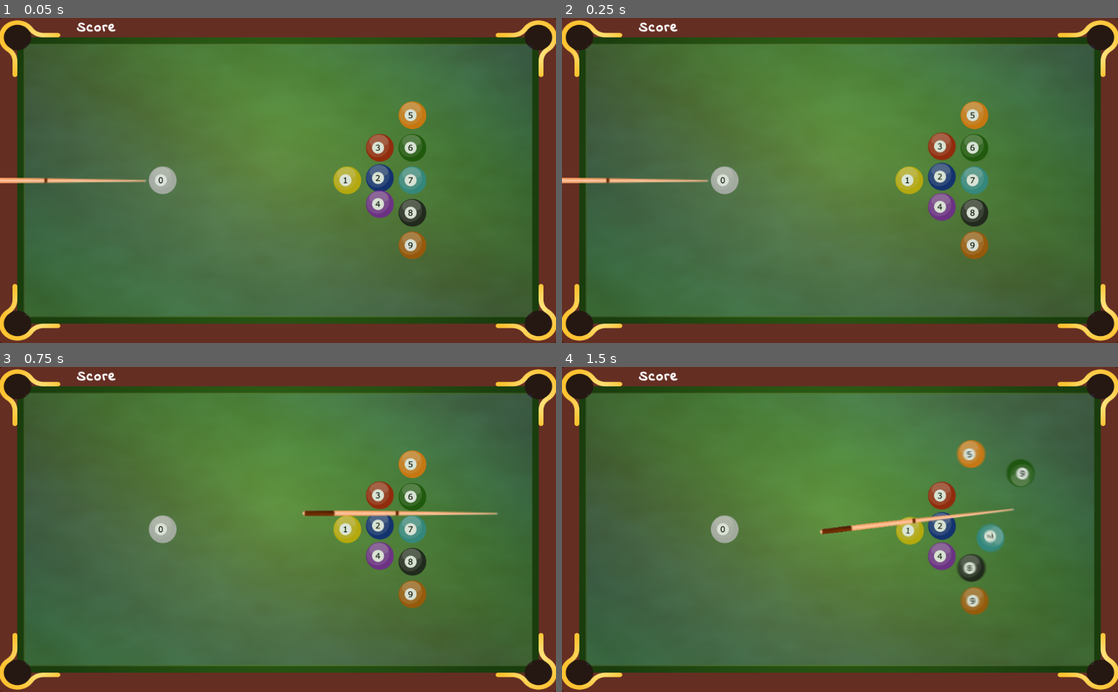
Above: before the commit, frames 1-4 (two rows, left to right).
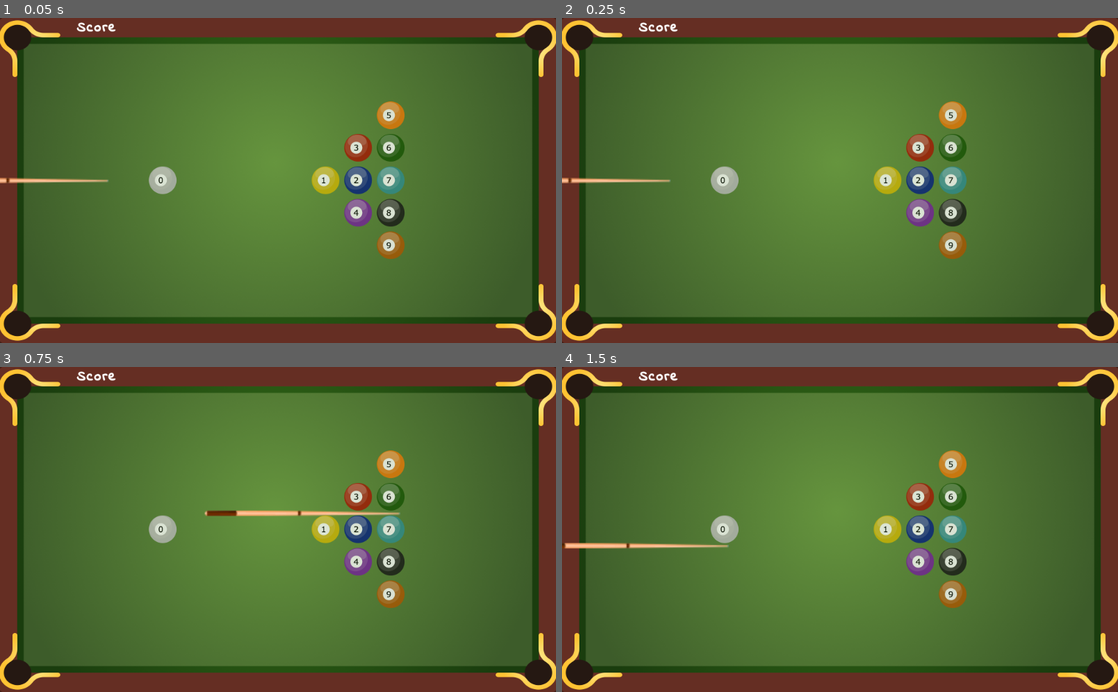
Above: after the commit, the same moments.

Repository: AlbertoPachecoDev/Fisica2D
Game: Godot game, scene res://Global.tscn
The game is run twice, just before and just after one commit, with the same random seed, the same clock (stepped at 60 frames per second) and the same inputs. Before the commit the project starts from res://Main.tscn.
Inputs (mouse positions are in pixels of both pictures, inside the frame that each line leads up to):
- Up to frame 1 (0.05 s): no input
- Up to frame 2 (0.25 s): no input
- Up to frame 3 (0.75 s): tap Enter at 0.5 s; move the mouse to (400, 513) at 0.52 s; press the mouse at (400, 513) at 0.53 s
- Up to frame 4 (1.5 s): tap Space at 1.25 s; move the mouse to (728, 545) at 1.27 s; release the mouse at (728, 545) at 1.28 s; click (728, 545) at 1.35 s

The runs differ from the first frame. In frame 1, 5.7% of the frame differs, in the area x 0-96%, y 8-92%; in frame 2, 5.7%; in frame 3, 6.3%; in frame 4, 6.4%.
Error before the commit: Invalid get index 'position' (on base: 'InputEventKey'). (res://Global.gd:90)

Commit message:
Ver. 0.7 Kinematic cue
Remove main scene -> Global
Taco: RigidBody -> KinematicBody. enum States.  Mouse dragging input (process/pickable). Timer del_cue.
Bug: table borders collision masks

Diff:
--- a/Global.gd
+++ b/Global.gd
@@ -19,7 +19,6 @@
 extends Node2D
 
 signal reset()
-signal drop(id)
 signal damp(count)
 
 const Balls = [
@@ -35,79 +34,71 @@
 	 preload("res://images/9.png"),
 ]
 const POS = [
-	Vector2(300,300), Vector2(640,300),
-	Vector2(700,300), Vector2(700,240),
-	Vector2(700,340), Vector2(760,180),
-	Vector2(760,240), Vector2(760,300),
-	Vector2(760,360), Vector2(760,420)
+	Vector2(300,300), Vector2(600,300),
+	Vector2(660,300), Vector2(660,240),
+	Vector2(660,360), Vector2(720,180),
+	Vector2(720,240), Vector2(720,300),
+	Vector2(720,360), Vector2(720,420)
 ]
+
 const MxDampCnt = 36  # timer-activated damping cycles
 var screenH
 var screenW
+
 var level = 1
 var score = 0
-var mouse_start = null
+
+var balls = []
 var ball0 = null
-var dragging = false
-var drag_start = Vector2(90,300)
 var count_damp = 0
+
+onready var ball = preload("res://ball.tscn")
 
 func _ready():
 	var scr = get_viewport_rect().size
 	screenW = scr.x
 	screenH = scr.y
 	randomize()
-	z_index = 1
+	#z_index = 1
+	for i in range(10):
+		var b = ball.instance()
+		if i==0:
+			ball0 = b
+			b.mass += 2
+			ball0.connect("hit", self, "_cue_hit")
+		b.id = i
+		b.name = "ball" + str(i)
+		b.set_position(POS[i])
+		b.get_node("sprite").set_texture(Balls[i])
+		add_child(b)
+		balls.append(b)
 	reset()
 
-func show_cue(state):
-	$taco.set_visible(state)
-
-func enable_cue(state):
-	# https://godotengine.org/qa/57186/disable-collisionshape2d-%24collisionshape2d-disabled-godot
-	$taco.get_node("collision").set_deferred("disabled", not state) # disable collisions
-	$taco.set_mode(RigidBody2D.MODE_RIGID if state else RigidBody2D.MODE_STATIC)
-
 func reset():
+	# Engine.time_scale = 0.1
 	$inc_damp.stop()
 	count_damp = 0
-	show_cue(true)
-	enable_cue(false)
-	$taco.set_position(drag_start)
-	dragging = false
 	emit_signal("reset")
 
-func _input(event):
+func _cue_hit(_body):
+	$start_damp.start()
+
+func _input(_event):
 	if Input.is_action_pressed("ui_cancel"):
 		get_tree().quit()
-	if ball0 == null: return
-	if count_damp != 0: return # ignore input if balls are rolling
-	if event.is_action_pressed("click") and not dragging: # start
-		dragging = true
-		drag_start = event.position
-		$taco.set_position(drag_start)
-	if dragging: # dragging
-		$taco.rotation = drag_start.angle_to_point(event.position)
-		$taco.set_position(event.position)
-	if event.is_action_released("click") and dragging: # end
-		dragging = false
-		$taco.set_position(event.position)
-		enable_cue(true)
-		var dir = drag_start - event.position
-		$taco.impulse(dir * 8) # dir.rotated(-PI/2)
-		$del_cue.start()
 
 func drop_hole(id):
-	if id != 0:
+	if id == 0:
+		print("Game over")
+		# warning-ignore:return_value_discarded
+		get_tree().reload_current_scene()
+	else:
 		score += 100
 		$label.text = "Score: " + str(score)
-	emit_signal("drop", id)
+		if is_instance_valid(balls[id]):
+			balls[id].queue_free()
+			balls.remove(id)
 	$hole.play()
-
-func _on_del_cue_timeout():
-	$start_damp.start()
-	enable_cue(false)
-	show_cue(false)
 
 func _on_friction_timeout():
 	count_damp = 1
@@ -118,6 +109,12 @@
 	count_damp += 1
 	if count_damp < MxDampCnt:
 		emit_signal("damp", count_damp)
+		for b in balls:
+			if is_instance_valid(b):
+				if b.linear_velocity.length() > 2:
+					return
+		print("Balls stopped!! ", count_damp)
+		reset()
 	else:
 		print("Damp finished!!")
 		$inc_damp.stop()
--- a/Global.tscn
+++ b/Global.tscn
@@ -1,12 +1,15 @@
-[gd_scene load_steps=5 format=2]
+[gd_scene load_steps=6 format=2]
 
 [ext_resource path="res://fonts/score.tres" type="DynamicFont" id=1]
 [ext_resource path="res://Global.gd" type="Script" id=2]
 [ext_resource path="res://audio/drop.wav" type="AudioStream" id=3]
+[ext_resource path="res://table.tscn" type="PackedScene" id=4]
 [ext_resource path="res://taco.tscn" type="PackedScene" id=5]
 
 [node name="global" type="Node2D"]
 script = ExtResource( 2 )
+
+[node name="table" parent="." instance=ExtResource( 4 )]
 
 [node name="label" type="Label" parent="."]
 margin_left = 142.0
@@ -23,10 +26,6 @@
 
 [node name="taco" parent="." instance=ExtResource( 5 )]
 
-[node name="del_cue" type="Timer" parent="."]
-wait_time = 0.4
-one_shot = true
-
 [node name="start_damp" type="Timer" parent="."]
 wait_time = 3.0
 one_shot = true
@@ -34,6 +33,5 @@
 [node name="inc_damp" type="Timer" parent="."]
 wait_time = 0.25
 
-[connection signal="timeout" from="del_cue" to="." method="_on_del_cue_timeout"]
 [connection signal="timeout" from="start_damp" to="." method="_on_friction_timeout"]
 [connection signal="timeout" from="inc_damp" to="." method="_on_inc_damp_timeout"]
--- a/Main.gd
+++ /dev/null
@@ -1,34 +0,0 @@
-extends Node2D
-
-onready var ball = preload("res://ball.tscn")
-
-var balls = []
-
-func _ready():
-	# warning-ignore:return_value_discarded
-	Global.connect("drop", self, "remove")
-	# warning-ignore:return_value_discarded
-	Global.connect("damp", self, "not_moving")
-	for i in range(10):
-		var b = ball.instance()
-		if i==0:
-			Global.ball0 = b
-			b.mass += 2
-		b.id = i
-		b.name = "ball" + str(i)
-		b.set_position(Global.POS[i])
-		b.get_node("sprite").set_texture(Global.Balls[i])
-		add_child(b)
-		balls.append(b)
-
-func remove(id):
-	balls[id].queue_free()
-	balls.remove(id)
-
-func not_moving(count):
-	for b in balls:
-		if is_instance_valid(b):
-			if b.linear_velocity.length() > 2:
-				return
-	print("Balls stopped!! ", count)
-	Global.reset()
--- a/Main.tscn
+++ b/Main.tscn
@@ -1,9 +1,45 @@
 [gd_scene load_steps=3 format=2]
 
-[ext_resource path="res://main.gd" type="Script" id=1]
 [ext_resource path="res://table.tscn" type="PackedScene" id=2]
 
+[sub_resource type="GDScript" id=1]
+script/source = "extends Node2D
+
+onready var ball = preload(\"res://ball.tscn\")
+
+var balls = []
+
+func _ready():
+	# warning-ignore:return_value_discarded
+	# Global.connect(\"drop\", self, \"remove\")
+	# warning-ignore:return_value_discarded
+	Global.connect(\"damp\", self, \"not_moving\")
+	for i in range(10):
+		var b = ball.instance()
+		if i==0:
+			Global.ball0 = b
+			b.mass += 2
+		b.id = i
+		b.name = \"ball\" + str(i)
+		b.set_position(Global.POS[i])
+		b.get_node(\"sprite\").set_texture(Global.Balls[i])
+		add_child(b)
+		balls.append(b)
+
+func remove(id):
+	balls[id].queue_free()
+	balls.remove(id)
+
+func not_moving(count):
+	for b in balls:
+		if is_instance_valid(b):
+			if b.linear_velocity.length() > 2:
+				return
+	print(\"Balls stopped!! \", count)
+	Global.reset()
+"
+
 [node name="main" type="Node2D"]
-script = ExtResource( 1 )
+script = SubResource( 1 )
 
 [node name="table" parent="." instance=ExtResource( 2 )]
--- a/ball.gd
+++ b/ball.gd
@@ -1,4 +1,6 @@
 extends RigidBody2D
+
+signal hit(body)
 
 const BlurMx = Vector2(0.035, 0.0)
 const BlurDec = BlurMx.x / 250.0
@@ -10,11 +12,11 @@
 
 func _ready():
 	gravity_scale = 0.0
-	reset()
+	_reset()
 	# warning-ignore:return_value_discarded
-	Global.connect("reset", self, "reset")
+	get_parent().connect("reset", self, "_reset")
 	# warning-ignore:return_value_discarded
-	Global.connect("damp", self, "update_damp")
+	get_parent().connect("damp", self, "update_damp")
 	$sprite.use_parent_material = true
 
 func _integrate_forces(state):
@@ -24,7 +26,7 @@
 			$sprite.use_parent_material = false
 			shader.set_shader_param("dir", BlurMx)
 
-func reset():
+func _reset():
 	angular_damp = -0.2
 	linear_damp = -0.5
 	sleeping = false # activate physics
@@ -37,9 +39,12 @@
 		mag = clamp(mag, 10, 500)
 		$sound.volume_db = range_lerp(mag, 500, 10, 1, -50)
 		$sound.play()
+	elif body.name == "taco":
+		print("hit:", body.impulse)
+		emit_signal("hit", body)
 
 func update_damp(count):
-	if linear_velocity.length() <= 2.0 or count >= Global.MxDampCnt:
+	if linear_velocity.length() <= 2.0 or count >= get_parent().MxDampCnt:
 		if not sleeping:
 			sleeping = true # stop physics
 			$sprite.use_parent_material = true
--- a/ball.tscn
+++ b/ball.tscn
@@ -52,14 +52,14 @@
 
 [sub_resource type="ShaderMaterial" id=3]
 shader = SubResource( 2 )
-shader_param/dir = Vector2( 0.04, 0 )
+shader_param/dir = Vector2( 0.03, 0 )
 shader_param/quality = 2
 shader_param/deform = Vector2( 2, 2 )
 shader_param/offset = Vector2( 4, 0 )
 shader_param/modulate = Color( 0, 0, 0, 0.72549 )
 
 [sub_resource type="CircleShape2D" id=4]
-radius = 28.103
+radius = 25.2453
 
 [node name="ball" type="RigidBody2D"]
 collision_layer = 2
@@ -76,9 +76,6 @@
 modulate = Color( 1, 1, 1, 0.784314 )
 material = SubResource( 3 )
 texture = ExtResource( 1 )
-__meta__ = {
-"_edit_group_": true
-}
 
 [node name="CollisionShape2D" type="CollisionShape2D" parent="."]
 shape = SubResource( 4 )
--- a/project.godot
+++ b/project.godot
@@ -11,12 +11,8 @@
 [application]
 
 config/name="PoolGame"
-run/main_scene="res://main.tscn"
+run/main_scene="res://Global.tscn"
 config/icon="res://icon.png"
-
-[autoload]
-
-Global="*res://Global.tscn"
 
 [input]
 
--- a/table.gd
+++ b/table.gd
@@ -2,4 +2,4 @@
 
 func _on_table_body_entered(body):
 	if body.name.substr(0,4) == "ball":
-		Global.drop_hole(body.id)
+		get_parent().drop_hole(body.id)
--- a/table.tscn
+++ b/table.tscn
@@ -41,7 +41,7 @@
 [sub_resource type="ShaderMaterial" id=2]
 shader = SubResource( 1 )
 shader_param/strength = 0.4
-shader_param/speed = 0.1
+shader_param/speed = 0.2
 shader_param/angle = 45.0
 
 [sub_resource type="OpenSimplexNoise" id=3]
@@ -73,7 +73,8 @@
 }
 
 [node name="Shader" type="TextureRect" parent="."]
-modulate = Color( 0.34902, 0.827451, 1, 0.313726 )
+visible = false
+modulate = Color( 0.34902, 0.827451, 1, 0.380392 )
 self_modulate = Color( 1, 1, 1, 0.498039 )
 material = SubResource( 2 )
 margin_left = 46.0
@@ -88,7 +89,7 @@
 [node name="top" type="StaticBody2D" parent="." groups=[
 "table",
 ]]
-collision_mask = 4
+collision_mask = 2
 physics_material_override = SubResource( 5 )
 __meta__ = {
 "_edit_lock_": true
@@ -101,7 +102,7 @@
 [node name="left" type="StaticBody2D" parent="." groups=[
 "table",
 ]]
-collision_mask = 4
+collision_mask = 2
 physics_material_override = SubResource( 5 )
 __meta__ = {
 "_edit_lock_": true
@@ -114,7 +115,7 @@
 [node name="right" type="StaticBody2D" parent="." groups=[
 "table",
 ]]
-collision_mask = 4
+collision_mask = 2
 physics_material_override = SubResource( 5 )
 __meta__ = {
 "_edit_lock_": true
@@ -128,7 +129,7 @@
 [node name="bottom" type="StaticBody2D" parent="." groups=[
 "table",
 ]]
-collision_mask = 4
+collision_mask = 2
 physics_material_override = SubResource( 5 )
 __meta__ = {
 "_edit_lock_": true
--- a/taco.gd
+++ b/taco.gd
@@ -1,12 +1,118 @@
-extends RigidBody2D
+"""
+KinematicBody2D is for implementing bodies that are controlled via code.
+They detect collisions with other bodies, but are not affected by physics engine, like gravity or friction.
+You have to write code to create their behavior, giving more precise control over how they move and react.
+They can be affected by gravity and other forces, but you must calculate the movement in code.
+The physics engine will not move a KinematicBody2D.
+For moving them, do not set its position directly.
+Note: For dragging them set on the Pickable property.
+You must use the move_and_collide() or move_and_slide() methods.
+These methods move the body along a given vector and instantly stop if a collision is detected with another body.
+After a KinematicBody2D has collided, any collision response must be coded manually.
+Warning: You should only do Kinematic body movement in _physics_process(). The two movement methods serve different purposes.
 
-const MaxVel = 5500
+- move_and_collide:
+	Its Vector2 parameter indicates the body relative movement.
+	Typically, this is your velocity vector multiplied by the frame timestep (delta).
+	If the engine detects a collision anywhere along this vector, the body will immediately stop moving.
+	If this happens, the method will return a KinematicCollision2D object containing data about the collision and the colliding object.
+	Using this data, you can calculate your collision response.
+
+- move_and_slide:
+	Collision response where you want one body to slide along the other.
+	It is especially useful in platformers or top-down games.
+	Tip: It automatically calculates frame-based movement using delta.
+	Do not multiply your velocity vector by delta before passing it to move_and_slide().
+
+https://godotengine.org/qa/70388/dragging-kinematic-bodies
+https://docs.godotengine.org/en/stable/tutorials/physics/using_kinematic_body_2d.html
+https://docs.godotengine.org/en/stable/tutorials/math/vector_math.html
+
+"""
+
+extends KinematicBody2D
+
+const MaxVel = 30
+enum BallState { READY, DRAG, SHOT, HIT, MOVING, OFF }
+
+var drag_start = Vector2(200,300)
+var    impulse = Vector2.ZERO
+var     state  = BallState.OFF
+export  var speed  = 10 # Player movement speed
+onready var offset = Vector2(-width()/2, 0)
 
 func _ready():
-	gravity_scale = 0.0
+	set_pickable(true) # draggable
+	set_process(true)
+	$sprite.set_offset(offset) # move pivot to cue extreme
+	# warning-ignore:return_value_discarded
+	get_parent().connect("reset", self, "_reset")
 
-#func width():
-#	return $sprite.texture.get_width()
+func change_state(st):
+	state = st
+	#print("State: ", state)
+	match state:
+		BallState.READY, BallState.DRAG:
+			collisions(false)
+			set_visible(true)
+		BallState.SHOT:
+			collisions(true)
+			set_visible(true)
+		BallState.HIT:
+			pass
+		BallState.MOVING, BallState.OFF:
+			collisions(false)
+			set_visible(false)
+		_:
+			print("State Error: ", st)
 
-func impulse(amount):
-	apply_central_impulse(amount.clamped(MaxVel))
+func _reset():
+	if is_instance_valid(get_parent().ball0):
+		var b0 = get_parent().ball0
+		if not b0.is_connected("hit", self, "_on_contact_detected"):
+			b0.connect("hit", self, "_on_contact_detected")
+	else:
+		print("Game over: ball 0 dropped")
+	set_position(drag_start)
+	change_state(BallState.READY)
+
+func _on_contact_detected(_body):
+	change_state(BallState.HIT)
+	$del_cue.start()
+
+func _process(_delta):
+	if state == BallState.MOVING: return
+	if state == BallState.OFF: return
+	var position = get_viewport().get_mouse_position()
+	if Input.is_action_pressed("click"): # dragging?
+		if state == BallState.DRAG: # moving
+			rotation = drag_start.angle_to_point(position)
+			set_position(position)
+		else: # start
+			drag_start = position
+			set_position(position)
+			change_state(BallState.DRAG)
+	elif state == BallState.DRAG: # end
+			impulse = (position - drag_start) * speed
+			change_state(BallState.SHOT)
+
+func _physics_process(delta):
+	if state == BallState.SHOT:
+		var movement = impulse * delta * -1 # reversed
+		#print(movement.length())
+		movement = movement.clamped(MaxVel)
+		print(movement.length())
+		var collision = move_and_collide(movement) #(Vector2(100,0)) #(movement)
+		if collision:
+			# impulse = impulse.bounce()
+			print("I collide! ", collision.collider.name)
+
+func _on_del_cue_timeout():
+	change_state(BallState.MOVING)
+
+# https://godotengine.org/qa/57186/disable-collisionshape2d-%24collisionshape2d-disabled-godot
+func collisions(flag):
+	$collision.set_deferred("disabled", not flag)
+
+func width():
+	return $sprite.texture.get_width()
--- a/taco.tscn
+++ b/taco.tscn
@@ -1,20 +1,15 @@
-[gd_scene load_steps=5 format=2]
+[gd_scene load_steps=4 format=2]
 
 [ext_resource path="res://images/taco.png" type="Texture" id=1]
 [ext_resource path="res://taco.gd" type="Script" id=2]
 
-[sub_resource type="PhysicsMaterial" id=1]
-bounce = 0.5
+[sub_resource type="RectangleShape2D" id=1]
+extents = Vector2( 4, 10 )
 
-[sub_resource type="RectangleShape2D" id=2]
-extents = Vector2( 10, 2.57555 )
-
-[node name="taco" type="RigidBody2D"]
+[node name="taco" type="KinematicBody2D"]
+position = Vector2( -2.87019, 3.58774 )
 collision_layer = 4
 collision_mask = 2
-mass = 1.5
-physics_material_override = SubResource( 1 )
-sleeping = true
 script = ExtResource( 2 )
 __meta__ = {
 "_edit_group_": true
@@ -25,5 +20,12 @@
 texture = ExtResource( 1 )
 
 [node name="collision" type="CollisionShape2D" parent="."]
-position = Vector2( 170.052, 0.999992 )
-shape = SubResource( 2 )
+position = Vector2( -8.61745, -0.0763173 )
+rotation = -1.5708
+shape = SubResource( 1 )
+
+[node name="del_cue" type="Timer" parent="."]
+wait_time = 0.2
+one_shot = true
+
+[connection signal="timeout" from="del_cue" to="." method="_on_del_cue_timeout"]
